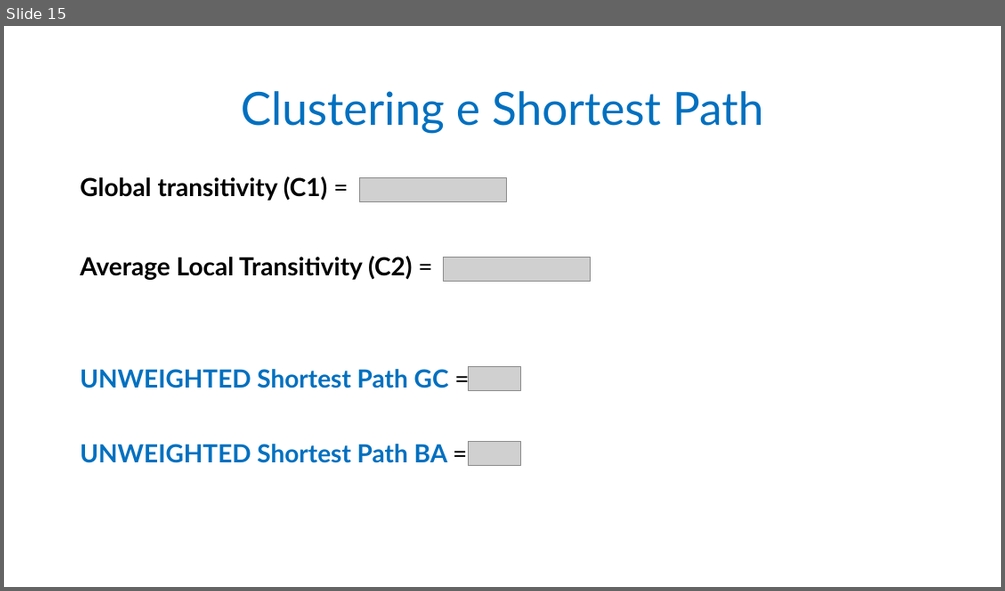
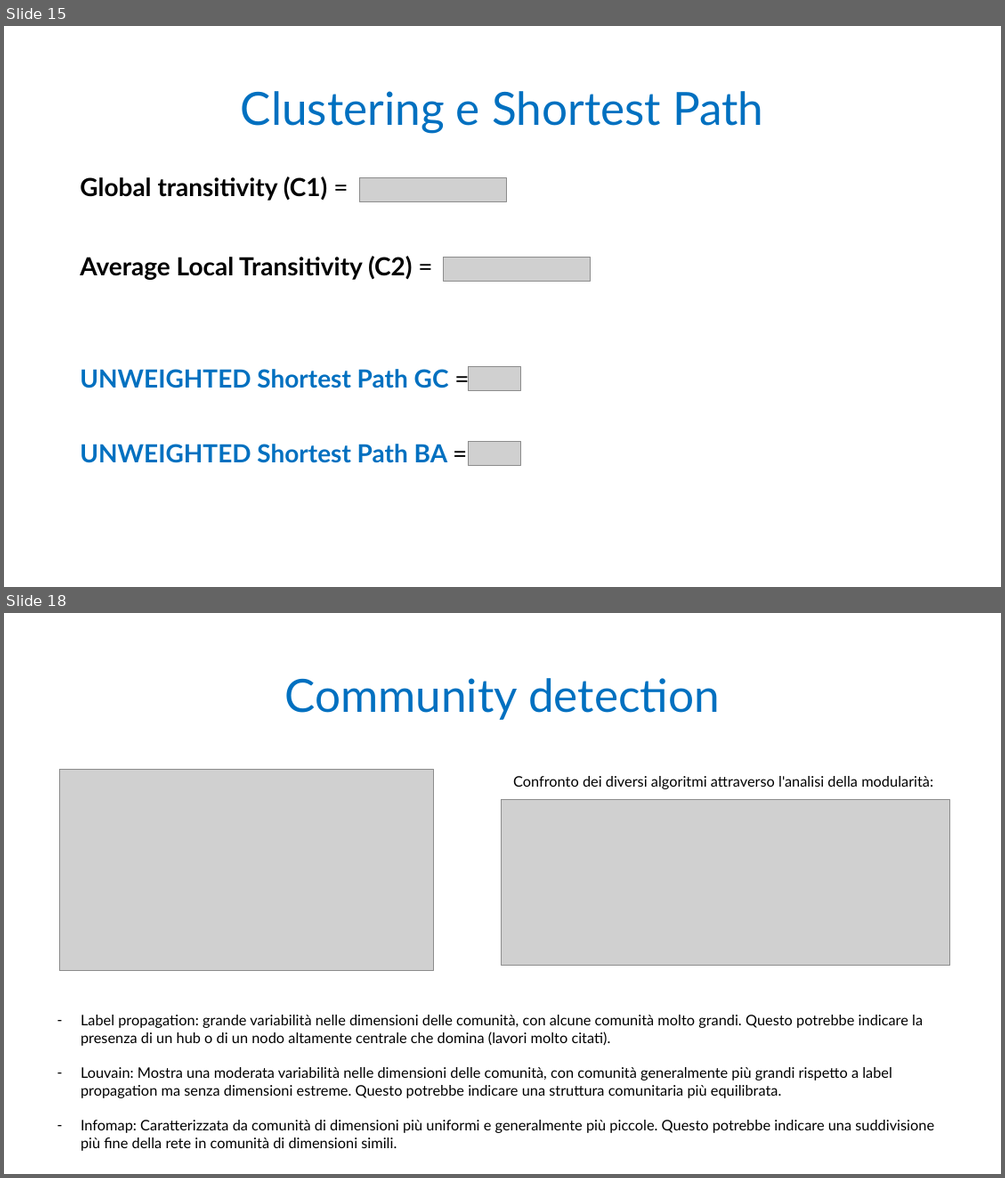
Before and after one commit to AntonioDonnangelo/SNA, a slide deck: Presentation_Group_6.pptx. Shown one above the other, each under a label of ours: slide 15 before the commit, slides 15 and 18 after it; the slides between them are not shown. The pictures are 1005x591 and 1005x1178 pixels, drawn with LibreOffice and Linux fonts; fonts in the diff are those of the drawing; grey boxes stand for pictures. Boxes give left, top, right and bottom in pixels: in the first picture for what was removed or moved away, otherwise in the second. Text is boxed around its words. In the diff, an @@ line names an element or a change of style, - is before the commit and + after.

Commit message:
Aggiornata presentazione comm detection

```diff
--- a/Presentation_Group_6.pptx
+++ b/Presentation_Group_6.pptx
@@ slide 18 added at (4, 613, 1001, 1174), background #FFFFFF @@
@@ title added at (284, 678, 720, 720), 44 pt, text #0070C0 @@
+Community detection
@@ picture added at (59, 769, 433, 971) @@
@@ text added at (513, 776, 933, 789), 14 pt, text #000000 @@
+Confronto dei diversi algoritmi attraverso l'analisi della modularità:
@@ picture added at (502, 800, 950, 965) @@
@@ text added at (81, 1014, 934, 1151), 14 pt, text #000000 @@
+– Label propagation: grande variabilità nelle dimensioni delle comunità, con alcune comunità molto grandi. Questo potrebbe indicare la presenza di un hub o di un nodo altamente centrale che domina (lavori molto citati).
+– Louvain: Mostra una moderata variabilità nelle dimensioni delle comunità, con comunità generalmente più grandi rispetto a label propagation ma senza dimensioni estreme. Questo potrebbe indicare una struttura comunitaria più equilibrata.
+– Infomap: Caratterizzata da comunità di dimensioni più uniformi e generalmente più piccole. Questo potrebbe indicare una suddivisione più fine della rete in comunità di dimensioni simili.
```
Also in this commit, not shown: 4 other slides added, 1 other file.
